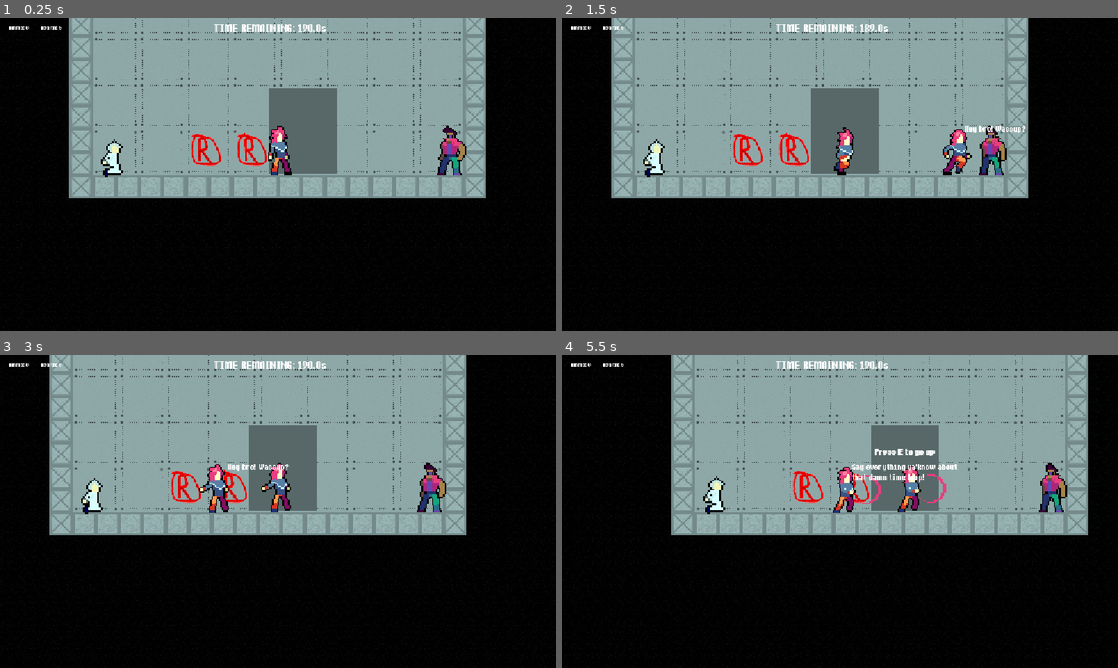
Above: before the commit, frames 1-4 (two rows, left to right).
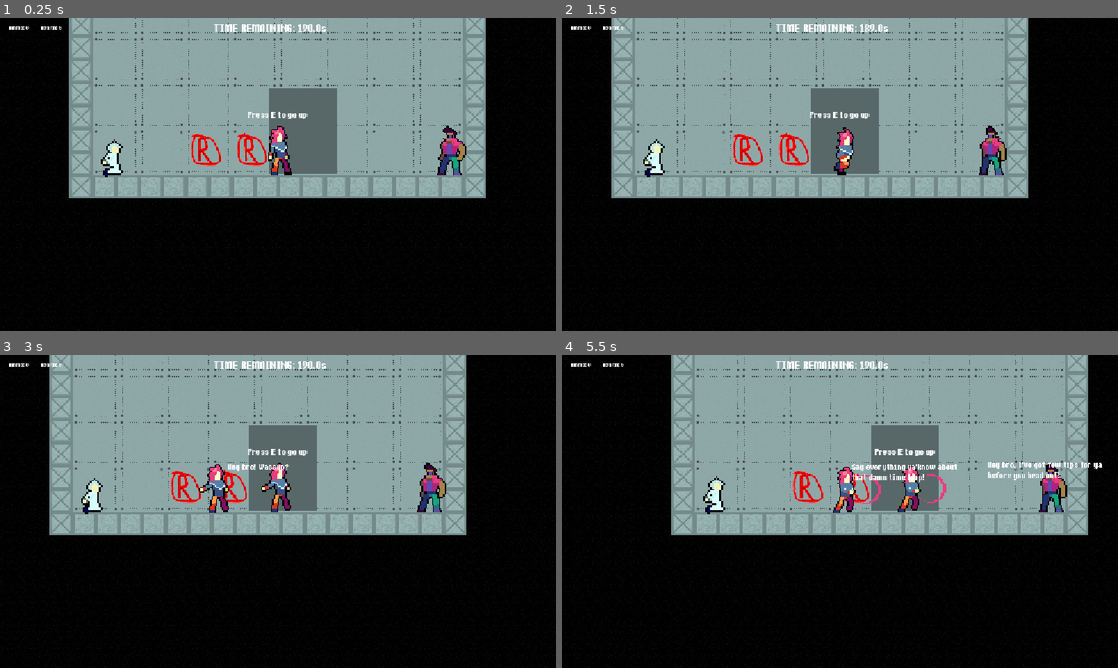
Above: after the commit, the same moments.

Repository: sppmacd/everything-has-to-end
Game: Godot game, scene res://main.tscn
Two runs of this game, one before a commit and one after it. Both use one fixed random seed, a clock stepped at 60 frames per second and the inputs below.
Inputs (mouse positions are in pixels of both pictures, inside the frame that each line leads up to):
- Up to frame 1 (0.25 s): no input
- Up to frame 2 (1.5 s): tap E at 0.5, 0.6, 1.25 s; move the mouse to (962, 158) at 0.52 s; hold D from 0.53 s (still down); click (962, 158) at 0.67 s; tap Space at 0.77 s; move the mouse to (728, 190) at 1.27 s; tap R at 1.35 s
- Up to frame 3 (3 s): tap Space at 1.52 s; tap E at 2, 2.1 s; move the mouse to (333, 442) at 2.02 s; release D at 2.03 s; hold A 2.03-2.78 s; move the mouse to (250, 574) at 2.77 s; hold D from 2.78 s (still down); tap R at 2.85 s; click (250, 574) at 2.92 s
- Up to frame 4 (5.5 s): tap Space at 3.02, 3.77, 4.52 s; move the mouse to (1006, 558) at 3.52 s; tap E at 3.6, 4.25, 5, 5.1 s; move the mouse to (673, 464) at 4.27 s; release D at 4.28 s; hold A 4.28-5.03 s; tap R at 4.35 s; move the mouse to (867, 511) at 5.02 s; hold D from 5.03 s (still down); click (867, 511) at 5.17 s

The runs differ from the first frame. In frame 1, 0.1% of the frame differs, in the area x 44-56%, y 30-33%; in frame 2, 0.7%, in the area x 44-84%, y 30-51%; in frame 3, 0.1%; in frame 4, 0.4%.

Commit message:
Fix use areas

Diff:
--- a/entities/npc.gd
+++ b/entities/npc.gd
@@ -114,9 +114,10 @@
 				print("cooldown restart")
 				$PlayerFollowingCooldown.start()
 			walking_speed = 1.0
-			set_flipped(spawn_door.global_position.x < global_position.x)
-			if abs(spawn_door.global_position.x - global_position.x) < 20:
-				queue_free()
+			if spawn_door:
+				set_flipped(spawn_door.global_position.x < global_position.x)
+				if abs(spawn_door.global_position.x - global_position.x) < 20:
+					queue_free()
 
 func _physics_process(delta: float) -> void:
 	if dead:
--- a/entities/player.gd
+++ b/entities/player.gd
@@ -8,7 +8,6 @@
 const LOADING_GUN_DELAY_SEC: float = 0.2
 const GUN_IDLE_DELAY_SEC: float = 0.5
 
-@onready var use_area: Area2D = $UseArea
 @onready var label_press_e_to_use = $PressEToUse
 @onready var gun_point = $GunPoint
 @onready var speech_bubble = $SpeechBubble
@@ -129,9 +128,13 @@
 	move_and_slide()
 
 
-func _find_usable_objects() -> Array[Node2D]:
-	var objects = use_area.get_overlapping_bodies()
-	objects.pop_front() # player
+func _find_usable_objects() -> Array:
+	var q = PhysicsShapeQueryParameters2D.new()
+	q.shape = preload("res://entities/player_use_area.tres")
+	q.transform = self.transform
+	q.collision_mask = 0x2 # "use"
+	q.exclude = [self]
+	var objects = get_world_2d().direct_space_state.intersect_shape(q).map(func(k): return k["collider"])
 	return objects.filter(func(a): return a.action_enabled())
 
 func _label_process(_delta: float) -> void:
--- a/entities/player.tscn
+++ b/entities/player.tscn
@@ -366,9 +366,6 @@
 [sub_resource type="RectangleShape2D" id="RectangleShape2D_b0kkn"]
 size = Vector2(32, 64)
 
-[sub_resource type="RectangleShape2D" id="RectangleShape2D_e4p34"]
-size = Vector2(72, 85)
-
 [node name="Player" type="CharacterBody2D"]
 z_index = 1000
 collision_layer = 6
@@ -385,15 +382,6 @@
 [node name="CollisionShape2D" type="CollisionShape2D" parent="."]
 position = Vector2(0, -32)
 shape = SubResource("RectangleShape2D_b0kkn")
-
-[node name="UseArea" type="Area2D" parent="."]
-position = Vector2(0, -32)
-collision_layer = 0
-collision_mask = 2
-
-[node name="CollisionShape2D" type="CollisionShape2D" parent="UseArea"]
-position = Vector2(-1, 2.5)
-shape = SubResource("RectangleShape2D_e4p34")
 
 [node name="PressEToUse" type="RichTextLabel" parent="."]
 offset_left = -93.0
--- /dev/null
+++ b/entities/player_use_area.tres
@@ -0,0 +1,4 @@
+[gd_resource type="RectangleShape2D" format=3 uid="uid://dulioaev66mvx"]
+
+[resource]
+size = Vector2(50, 50)
Not shown: 1 places in entities/player.tscn that only renumber resources
